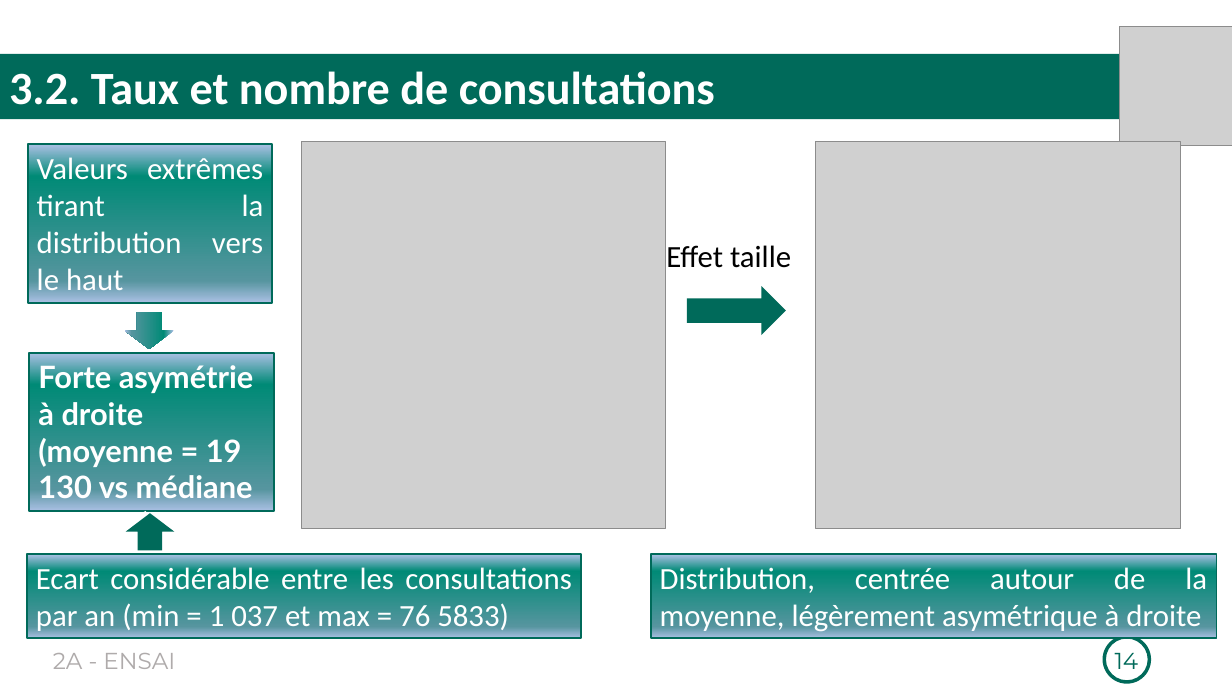
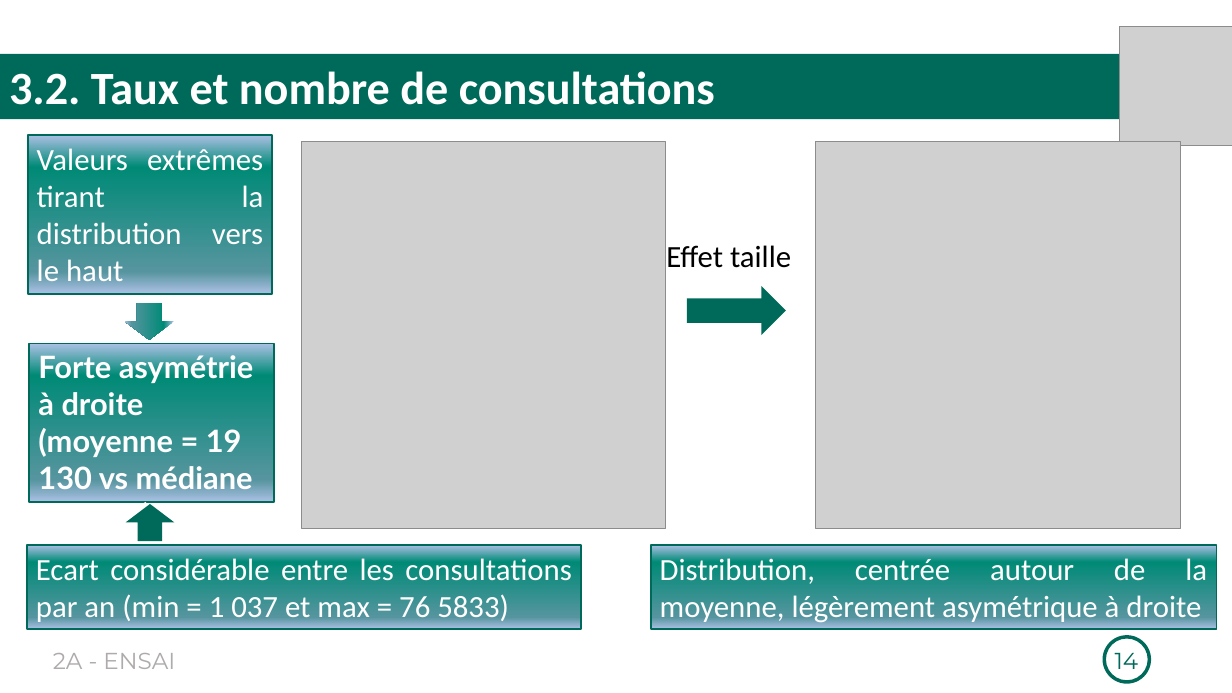
Before and after one commit to Richard-GOZAN/Projet-Stat-2A-Ensai, a slide deck: slide 14 of Présentation/Soutenance_Groupe25.pptx. Drawn at 1232x693 pixels with LibreOffice and Linux fonts; fonts in the diff are those of the drawing; grey boxes stand for pictures. Boxes give left, top, right and bottom in pixels: in the first picture for what was removed or moved away, otherwise in the second. Text is boxed around its words. In the diff, an @@ line names an element or a change of style, - is before the commit and + after.

```diff
--- a/Présentation/Soutenance_Groupe25.pptx
+++ b/Présentation/Soutenance_Groupe25.pptx
@@ 4 rectangles, 2 right arrows: place and size @@
-4 rectangles, 2 right arrows at [27,144,1217,639]
+4 rectangles, 2 right arrows at [27,135,1217,629]
```
Also in this commit, not shown: 5 other slides changed, 1 other file.
